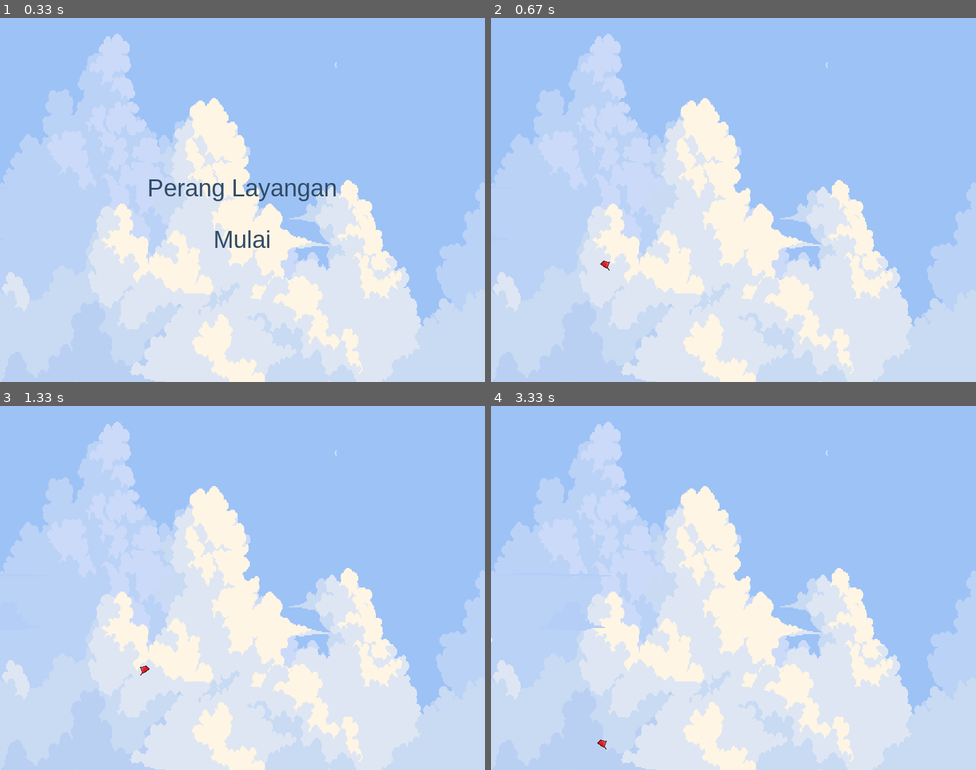
Above: before the commit, frames 1-4 (two rows, left to right).
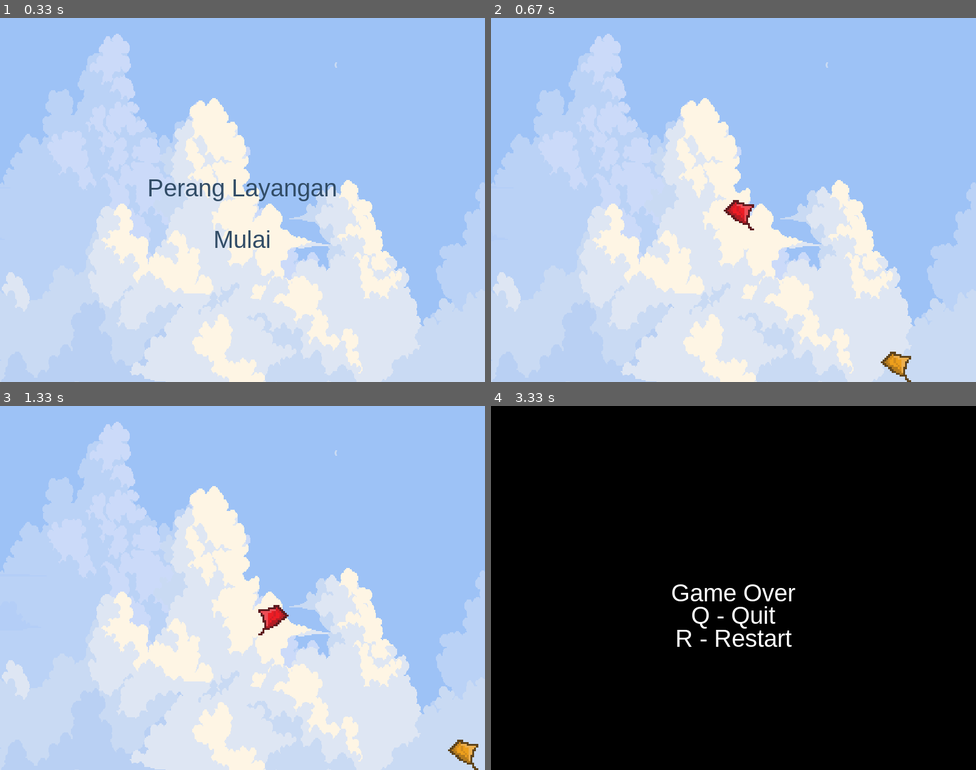
Above: after the commit, the same moments.

Repository: Tedorikk/PyGameLayangan
Game: pygame game, started from game_final_layangan.py
Same seed, same stepped clock (60 frames per second), same inputs: the game is played once before the commit and once after it.
Inputs:
- Up to frame 1 (0.33 s): no input
- Up to frame 2 (0.67 s): tap Space at 0.33 s
- Up to frame 3 (1.33 s): hold Right 0.67-1.13 s; tap Space at 0.73, 1.03, 1.23 s; hold Right from 1.17 s (still down)
- Up to frame 4 (3.33 s): tap Space at 1.53, 1.73, 2.03, 2.3, 2.6 s; release Right at 1.63 s; hold Left 1.67-2.2 s; hold Left 2.23-2.63 s

Frame 1 is identical in both runs. In frame 2, 0.5% of the frame differs, in the area x 22-87%, y 50-100%; in frame 3, 0.5%; in frame 4, 100%, in the area x 0-100%, y 0-100%.

Commit message:
Menambahkan musuh dan collide - Game Over

Diff:
--- a/game_final_layangan.py
+++ b/game_final_layangan.py
@@ -3,7 +3,10 @@
 
 pg.init()  # Inisialisasi pygame
 
-screen = pg.display.set_mode((800, 600))  # Konfigurasi ukuran jendela game
+SCREEN_WIDTH = 800
+SCREEN_HEIGHT = 600
+
+screen = pg.display.set_mode((SCREEN_WIDTH, SCREEN_HEIGHT))  # Konfigurasi ukuran jendela game
 pg.display.set_caption("Perang Layangan")  # Konfigurasi nama jendela game
 
 # Memanggil file gambar background
@@ -14,11 +17,11 @@
 cloud_moving_sprite = pg.image.load("Clouds5/3.png")
 
 # Mengubah resolusi gambar sesuai ukuran jendela game
-background_image = pg.transform.scale(background_image, (800, 600))
-moon_sprite = pg.transform.scale(moon_sprite, (800, 600))
-cloud1_sprite = pg.transform.scale(cloud1_sprite, (800, 600))
-cloud2_sprite = pg.transform.scale(cloud2_sprite, (800, 600))
-cloud_moving_sprite = pg.transform.scale(cloud_moving_sprite, (800, 600))
+background_image = pg.transform.scale(background_image, (SCREEN_WIDTH, SCREEN_HEIGHT))
+moon_sprite = pg.transform.scale(moon_sprite, (SCREEN_WIDTH, SCREEN_HEIGHT))
+cloud1_sprite = pg.transform.scale(cloud1_sprite, (SCREEN_WIDTH, SCREEN_HEIGHT))
+cloud2_sprite = pg.transform.scale(cloud2_sprite, (SCREEN_WIDTH, SCREEN_HEIGHT))
+cloud_moving_sprite = pg.transform.scale(cloud_moving_sprite, (SCREEN_WIDTH, SCREEN_HEIGHT))
 
 cloud_moving_x = -cloud_moving_sprite.get_width()
 cloud_moving_y = ran.randint(0, 100)
@@ -33,8 +36,8 @@
     font = pg.font.SysFont('arial', 40)
     title = font.render('Perang Layangan', True, (49, 76, 102))
     start_button = font.render('Mulai', True, (49, 76, 102))
-    screen.blit(title, (800 / 2 - title.get_width() / 2, 600 / 2 - title.get_height() / 2 - 20))
-    screen.blit(start_button, (800 / 2 - start_button.get_width() / 2, 600 / 2 + start_button.get_height() / 2 + 20))
+    screen.blit(title, (SCREEN_WIDTH / 2 - title.get_width() / 2, SCREEN_HEIGHT / 2 - title.get_height() / 2 - 20))
+    screen.blit(start_button, (SCREEN_WIDTH / 2 - start_button.get_width() / 2, SCREEN_HEIGHT / 2 + start_button.get_height() / 2 + 20))
     pg.display.update()
 
 def draw_game_over_screen():  # Fungsi untuk menampilkan menu game over
@@ -43,9 +46,9 @@
     title = font.render('Game Over', True, (255, 255, 255))
     restart_button = font.render('R - Restart', True, (255, 255, 255))
     quit_button = font.render('Q - Quit', True, (255, 255, 255))
-    screen.blit(title, (800/2 - title.get_width()/2, 600/2 - title.get_height()/3))
-    screen.blit(restart_button, (800/2 - restart_button.get_width()/2, 600/1.9 + restart_button.get_height()))
-    screen.blit(quit_button, (800/2 - quit_button.get_width()/2, 600/2 + quit_button.get_height()/2))
+    screen.blit(title, (SCREEN_WIDTH/2 - title.get_width()/2, SCREEN_HEIGHT/2 - title.get_height()/3))
+    screen.blit(restart_button, (SCREEN_WIDTH/2 - restart_button.get_width()/2, SCREEN_HEIGHT/1.9 + restart_button.get_height()))
+    screen.blit(quit_button, (SCREEN_WIDTH/2 - quit_button.get_width()/2, SCREEN_HEIGHT/2 + quit_button.get_height()/2))
     pg.display.update()
 
 layangan_image = [
@@ -57,27 +60,71 @@
 
 layangan_selected = 0  # Layangan Default
 
-player_image = layangan_image[layangan_selected]  # Gunakan langsung gambar yang sudah dimuat
-player_image = pg.transform.scale(player_image, (50, 50))  # Ubah ukuran gambar sesuai kebutuhan
-
-speed = 15  # Kecepatan gerakan horizontal
-gravity = 1.0  # Percepatan gravitasi
-jump_strength = -10  # Kekuatan lompatan
-horizontal_jump_speed = 5  # Kecepatan horizontal saat melompat
-vertical_velocity = 0  # Kecepatan gerakan vertikal
-player_y = 400  # Posisi awal vertikal pemain
-
-facing_left = True  # Variabel untuk menyimpan nilai apakah gambar menghadap kiri
-
-music_volume = 0.5  # Variabel yang menampung nilai untuk volume musik
-pg.mixer.music.set_volume(music_volume)  # Mengatur Volume Musik pada Game Berdasarkan Nilai yang diberikan pengguna ke variabel music_volume
+class Layangan:
+    def __init__(self, image, x, y, speed=15, gravity=1.0, jump_strength=-10, max_jumps=2):
+        self.image = pg.transform.scale(image, (50, 50))
+        self.x = x
+        self.y = y
+        self.speed = speed
+        self.gravity = gravity
+        self.jump_strength = jump_strength
+        self.vertical_velocity = 0
+        self.facing_left = True
+        self.on_ground = True
+        self.horizontal_jump_speed = 5
+        self.jump_cooldown = 250
+        self.last_jump_time = 0
+        self.jumps_left = max_jumps  # Jumlah lompatan tersisa yang diizinkan
+        self.max_jumps = max_jumps  # Lompatan maksimal sebelum menyentuh tanah
+
+    def move_left(self, dt):
+        self.facing_left = True
+        self.x -= self.speed * dt / 1000
+
+    def move_right(self, dt):
+        self.facing_left = False
+        self.x += self.speed * dt / 1000
+
+    def jump(self):
+        current_time = pg.time.get_ticks()
+        if self.jumps_left > 0 and current_time - self.last_jump_time > self.jump_cooldown:
+            self.vertical_velocity = self.jump_strength
+            self.last_jump_time = current_time
+
+    def apply_gravity(self):
+        self.vertical_velocity += self.gravity
+        self.y += self.vertical_velocity
+        if self.y >= 550:  # Ground limit
+            self.y = 550
+            self.vertical_velocity = 0
+            self.on_ground = True
+            self.jumps_left = self.max_jumps  # Reset lompatan saat menyentuh tanah
+        else:
+            self.on_ground = False
+
+    def update(self, dt):
+        # Gravity effect
+        self.apply_gravity()
+
+        # Horizontal movement when jumping
+        if self.vertical_velocity != 0:
+            if self.facing_left:
+                self.x -= self.horizontal_jump_speed * dt / 100
+            else:
+                self.x += self.horizontal_jump_speed * dt / 100
+
+    def draw(self, screen):
+        # Flip image if facing left
+        image_to_draw = pg.transform.flip(self.image, True, False) if self.facing_left else self.image
+        screen.blit(image_to_draw, (self.x, self.y))
+
+
+# Player and enemy initialization using Layangan class
+player = Layangan(layangan_image[layangan_selected], 200, 400)  # Initial position
+enemy = Layangan(layangan_image[ran.randint(0, 3)], 600, 400)  # Random enemy
+enemy_direction = 1  # 1 for right, -1 for left
 
 running = True
-player_x = 200
-
-# Timer untuk lompatan
-jump_cooldown = 250  # Cooldown dalam milidetik (0.5 detik = 500 ms)
-last_jump_time = 0  # Waktu terakhir pemain melompat
 
 # Clock pygame
 clock = pg.time.Clock()
@@ -96,7 +143,7 @@
 
     cloud_moving_x += cloud_speed  # Menggerakkan awan ke kanan
 
-    if cloud_moving_x > 800:  # Jika awan keluar layar, awan kembali ke awal
+    if cloud_moving_x > SCREEN_WIDTH:  # Jika awan keluar layar, awan kembali ke awal
         cloud_moving_x = -cloud_moving_sprite.get_width()
         cloud_moving_y = ran.randint(0, 100)
 
@@ -108,7 +155,7 @@
     if game_state == "start_menu":
         draw_start_menu()
         if keys[pg.K_SPACE]:
-            player_x, player_y = 200, 400
+            player.x, player.y = (SCREEN_WIDTH//2), SCREEN_HEIGHT//2
             game_state = "game"
             game_over = False
     elif game_state == "game_over":
@@ -119,50 +166,36 @@
             pg.quit()
             quit()
     elif game_state == "game":
-        # Gerakan kiri dan kanan menggunakan keyboard (untuk mengganti arah hadap)
+        # Gerakan kiri dan kanan menggunakan keyboard untuk player
         if keys[pg.K_LEFT]:
-            facing_left = True  # Ganti arah hadap ke kiri
-            player_x -= speed * dt / 1000  # Gerakan ke kiri
+            player.move_left(dt)
         if keys[pg.K_RIGHT]:
-            facing_left = False  # Ganti arah hadap ke kanan
-            player_x += speed * dt / 1000  # Gerakan ke kanan
+            player.move_right(dt)
 
         # Lompatan
-        current_time = pg.time.get_ticks()  # Mendapatkan waktu saat ini dalam milidetik
-        if keys[pg.K_SPACE] and (pg.time.get_ticks() - last_jump_time > jump_cooldown):  # Lompatan hanya saat cooldown sudah habis
-            vertical_velocity = jump_strength  # Lompat
-            last_jump_time = pg.time.get_ticks()  # Perbarui waktu terakhir lompatan
-            if facing_left:
-                player_x -= horizontal_jump_speed  # Gerak ke kiri saat melompat
-            else:
-                player_x += horizontal_jump_speed  # Gerak ke kanan saat melompat
-
-        # Mengaplikasikan gravitasi
-        vertical_velocity += gravity
-        player_y += vertical_velocity
-
-        # Batas bawah layar
-        if player_y >= 550:  # Jika menyentuh tanah
-            player_y = 550
-            vertical_velocity = 0  # Reset kecepatan vertikal saat menyentuh tanah
-
-        # Gerakan horizontal saat jatuh berdasarkan arah hadap
-        if vertical_velocity != 0:  # Saat pemain dalam keadaan jatuh
-            if facing_left:
-                player_x -= horizontal_jump_speed * dt / 100  # Gerak ke kiri saat jatuh
-            else:
-                player_x += horizontal_jump_speed * dt / 100  # Gerak ke kanan saat jatuh
-
-        # Membalikkan sprite jika perlu
-        if facing_left:
-            player_image = pg.transform.flip(layangan_image[layangan_selected], True, False)
-        else:
-            player_image = layangan_image[layangan_selected]
-
-        # Menampilkan pemain di layar
-        screen.blit(player_image, (player_x, player_y))
-
-    # Mengupdate tampilan
-    pg.display.flip()
-
-pg.quit()  # Menghentikan pygame
+        if keys[pg.K_SPACE]:
+            player.jump()  # Memanggil fungsi lompatan jika tombol spasi ditekan
+
+        # Update posisi dan gerakan player
+        player.update(dt)
+
+        # Gerakan acak musuh
+        enemy.x += enemy_direction * 3  # Gerakan musuh
+        if enemy.x < 0 or enemy.x > SCREEN_WIDTH - enemy.image.get_width():  # Bounce back
+            enemy_direction *= -1  # Ubah arah gerakan musuh
+        enemy.update(dt)  # Update enemy
+
+        # Deteksi kolisi antara player dan enemy
+        if (player.x < enemy.x + enemy.image.get_width() and
+            player.x + player.image.get_width() > enemy.x and
+            player.y < enemy.y + enemy.image.get_height() and
+            player.y + player.image.get_height() > enemy.y):
+            game_state = "game_over"  # Set game state to game over jika terjadi kolisi
+
+        # Gambar player dan musuh
+        player.draw(screen)
+        enemy.draw(screen)
+
+    pg.display.update()  # Update tampilan game
+
+pg.quit()  # Keluar dari game
